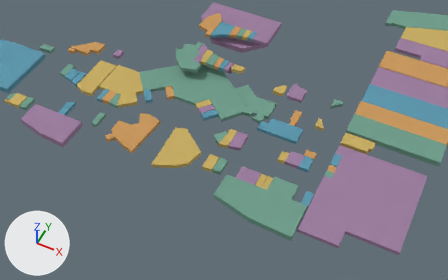
One commit to the glTF model laboratorio/assets/shopping-planta.gltf: the scene before it, then after it.
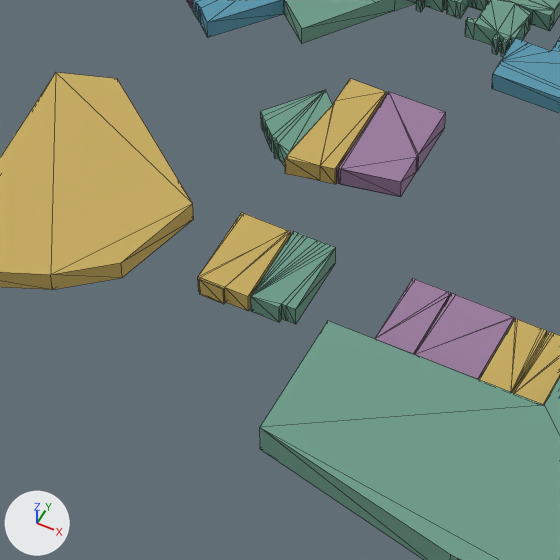
Each version is shown from a 50 mm lens placed at (148.4, -317.7, 303.1), pointed at (34.4, -89.6, 18.0), then close up on the part from 37% to 60% of the width and 41% to 78% of the height. The lights are fixed; the arrows at lower left show +X, +Y and +Z. The first two pictures are the older version. The close-ups show mesh edges as thin lines.

Objects in the first close-up: 'Loja 34', 'Loja 35', 'Loja 38', 'Loja 39', 'Loja 39 A', 'Loja 53A', 'Loja 56', 'Loja 57', 'Loja 58', 'Marisa', 'Outback', 'Riachuelo' and 3 more.
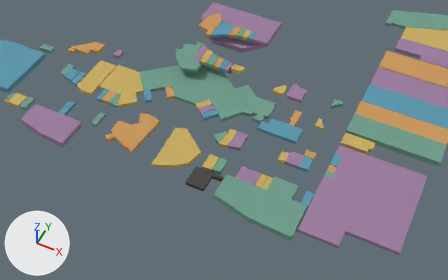
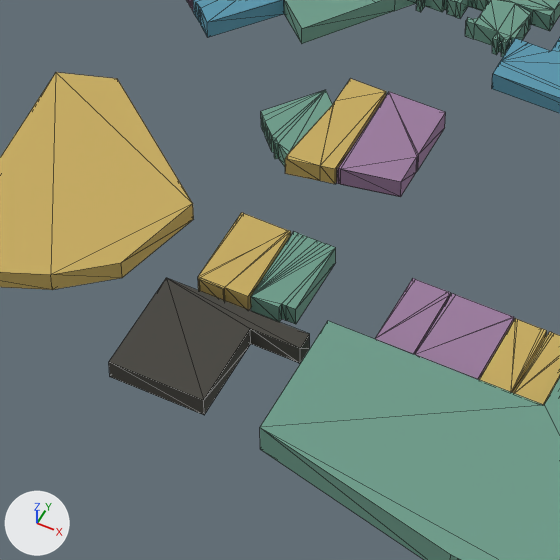
Location of each change, [x1, y1, x2, y2] in pixels of the close-ups (560 x 560 px):
'Madero', added: after [109, 278, 310, 415]

The change, as a list of edits to the scene's bpy script:
```text
Add mat_madero:
    mat_madero = principled_material('Madero')
    mat_madero.base_color = (0.0595, 0.0561, 0.0467)  # dark grey #45433d
    mat_madero.roughness = 0.9
Add me_f0_ext_01:
    me_f0_ext_01.from_pydata([(22.5, -104.7, 0.0), (41.3, -104.7, 0.0), (41.3, -107.1, 0.0), (34.8, -118.6, 0.0), (22.5, -118.6, 0.0), (34.8, -107.1, 0.0), (41.3, -107.1, 2.8), (41.3, -104.7, 2.8), (22.5, -104.7, 2.8), (22.5, -118.6, 2.8), (34.8, -118.6, 2.8), (34.8, -107.1, 2.8)], [], [(0, 1, 2), (3, 4, 0), (0, 2, 5), (5, 3, 0), (6, 7, 8), (8, 9, 10), (11, 6, 8), (8, 10, 11), (0, 4, 8), (4, 9, 8), (4, 3, 9), (3, 10, 9), (3, 5, 10), (5, 11, 10), (5, 2, 11), (2, 6, 11), (2, 1, 6), (1, 7, 6), (1, 0, 7), (0, 8, 7)])
    me_f0_ext_01.materials.append(mat_madero)  # dark grey #45433d
Add ob_madero:
    ob_madero = bpy.data.objects.new('Madero', me_f0_ext_01)
    ob_madero.location = (0.0, 0.0, 0.0)
```
